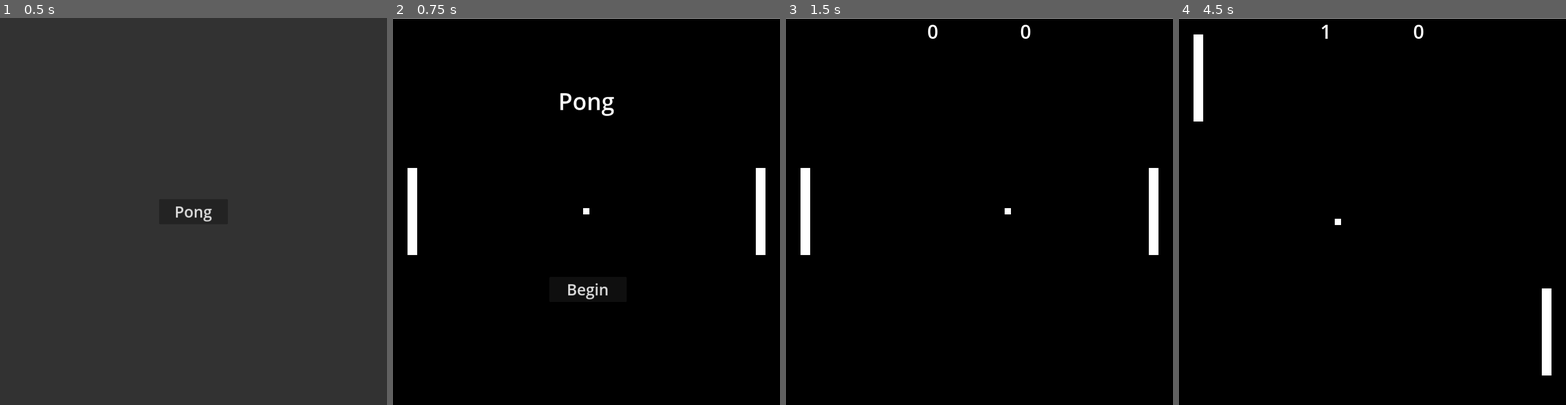
Above: before the commit, frames 1-4 (left to right).
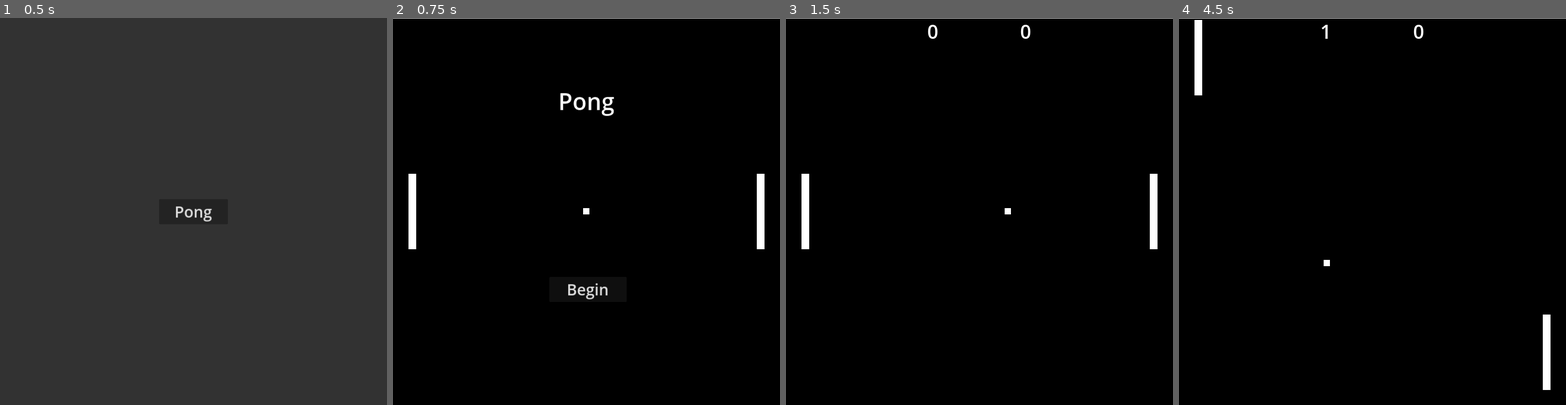
Above: after the commit, the same moments.

Repository: taupau/maize-made-arcade
Game: Godot game, scene res://main.tscn
The game is run twice, just before and just after one commit, with the same random seed, the same clock (stepped at 60 frames per second) and the same inputs.
Inputs:
- Up to frame 1 (0.5 s): no input
- Up to frame 2 (0.75 s): click "Pong" at 0.5 s
- Up to frame 3 (1.5 s): click "Begin" at 1.25 s
- Up to frame 4 (4.5 s): hold W (p1_up) 2.03-2.78 s; hold Down (p2_down) 2.03-2.78 s; hold S (p1_down) 2.78-3.53 s; tap Up (p2_up) at 2.85, 4.35 s; hold Down (p2_down) 3.53-4.28 s; hold W (p1_up) from 3.53 s (still down)

Frame 1 is identical in both runs. In frame 2, 0.3% of the frame differs, in the area x 3-97%, y 38-62%; in frame 3, 0.3%; in frame 4, 0.7%, in the area x 3-97%, y 0-97%.

Commit message:
fix: paddle position clamping

Diff:
--- a/game/games/pong/player.tscn
+++ b/game/games/pong/player.tscn
@@ -7,6 +7,7 @@
 size = Vector2(26, 300)
 
 [node name="Player" type="CharacterBody2D"]
+scale = Vector2(0.8, 0.65)
 script = ExtResource("1_kmsj7")
 
 [node name="Sprite2D" type="Sprite2D" parent="."]
--- a/game/games/pong/pong.gd
+++ b/game/games/pong/pong.gd
@@ -3,9 +3,6 @@
 var bar_speed = 500
 var ball_linear_speed = 400
 var ball_speed = Vector2(ball_linear_speed, 0)
-
-@onready var left_height = $LeftPlayer/CollisionShape2D.get_shape().get_rect().size.y
-@onready var right_height = $RightPlayer/CollisionShape2D.get_shape().get_rect().size.y
 
 var left_score = 0
 var right_score = 0
@@ -26,8 +23,11 @@
 	if Input.is_action_pressed("p2_down"):
 		$RightPlayer.position.y += bar_speed * delta
 
-	$LeftPlayer.position.y = clamp($LeftPlayer.position.y, 5 + (left_height / 2), 1000 - (left_height / 2) - 5)
-	$RightPlayer.position.y = clamp($RightPlayer.position.y, 5 + (right_height / 2), 1000 - (left_height / 2) - 5)
+	var left_height = $LeftPlayer/Sprite2D.texture.get_size().y * $LeftPlayer.scale.y
+	var right_height = $RightPlayer/Sprite2D.texture.get_size().y * $RightPlayer.scale.y
+
+	$LeftPlayer.position.y = clamp($LeftPlayer.position.y, 5 + (left_height / 2), 995 - (left_height / 2))
+	$RightPlayer.position.y = clamp($RightPlayer.position.y, 5 + (right_height / 2), 995 - (right_height / 2))
 
 func _physics_process(delta):
 	var collision = $Ball.move_and_collide(ball_speed * delta)
@@ -38,6 +38,9 @@
 			return
 
 		var y_percent
+		var left_height = $LeftPlayer/Sprite2D.texture.get_size().y * $LeftPlayer.scale.y
+		var right_height = $RightPlayer/Sprite2D.texture.get_size().y * $RightPlayer.scale.y
+
 		if name == "LeftPlayer":
 			y_percent = abs(($Ball.position.y - ($LeftPlayer.position.y + (left_height / 2)))) / left_height
 		else:
--- a/game/games/pong/pong.tscn
+++ b/game/games/pong/pong.tscn
@@ -18,11 +18,9 @@
 
 [node name="LeftPlayer" parent="." instance=ExtResource("1_8w5qf")]
 position = Vector2(50, 500)
-scale = Vector2(1, 0.75)
 
 [node name="RightPlayer" parent="." instance=ExtResource("1_8w5qf")]
 position = Vector2(950, 500)
-scale = Vector2(1, 0.75)
 
 [node name="Ball" parent="." instance=ExtResource("2_2um7j")]
 position = Vector2(500, 500)
@@ -41,7 +39,7 @@
 
 [node name="Player1Goal" parent="." instance=ExtResource("4_4e3a3")]
 position = Vector2(1000, 0)
-scale = Vector2(1, 100)
+scale = Vector2(1, 1000)
 
 [node name="Player2Goal" parent="." instance=ExtResource("4_4e3a3")]
 scale = Vector2(1, 100)
